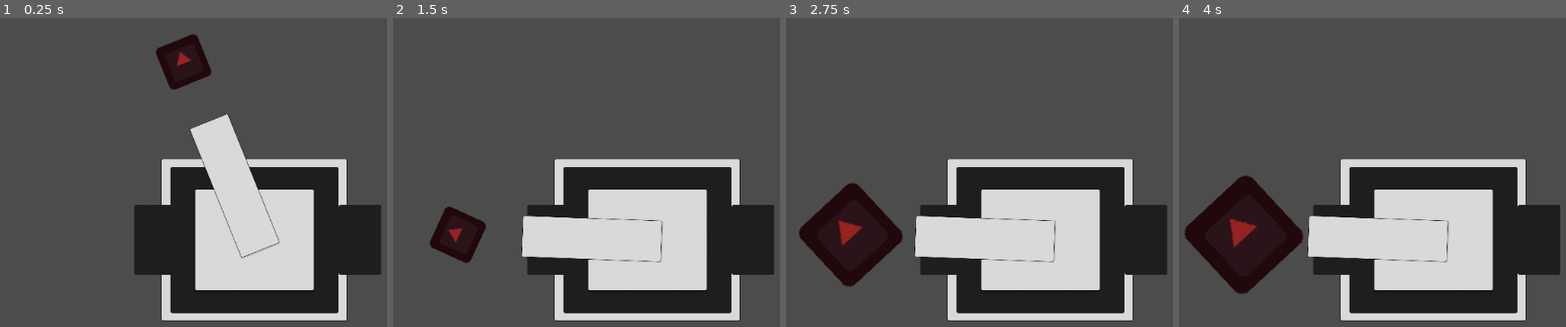
Above: before the commit, frames 1-4 (left to right).
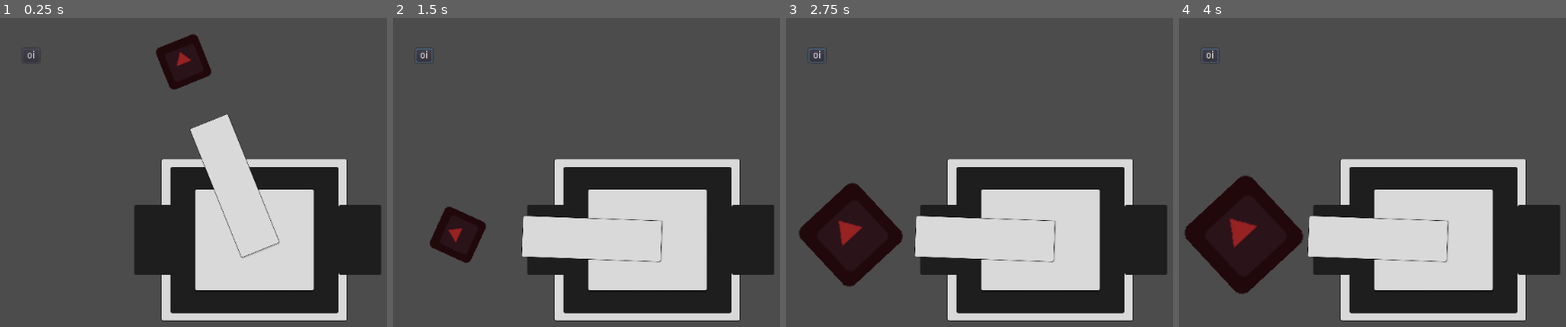
Above: after the commit, the same moments.

Repository: emanuelemorais/robot_simulation
Game: Godot game, scene res://Robo.tscn
Two runs of this game, one before a commit and one after it. Both use one fixed random seed, a clock stepped at 60 frames per second and the inputs below. The engine's default icon, where the game draws it, is replaced by a stand-in: a white triangle on a blue panel in a dark square.
Inputs (mouse positions are in pixels of both pictures, inside the frame that each line leads up to):
- Up to frame 1 (0.25 s): no input
- Up to frame 2 (1.5 s): click (423, 55) at 0.5 s, where only the run after the commit has a clickable "oi"; tap Enter at 1.25 s; move the mouse to (outside the picture) at 1.27 s; hold Up (up) from 1.28 s (still down); click (outside the picture) at 1.42 s
- Up to frame 3 (2.75 s): tap Space at 2 s; move the mouse to (898, 225) at 2.02 s; release Up (up) at 2.03 s; hold Down (down) from 2.03 s (still down)
- Up to frame 4 (4 s): move the mouse to (1507, 113) at 2.77 s; release Down (down) at 2.78 s; hold Up (up) from 2.78 s (still down); tap Enter at 3.5 s; move the mouse to (1399, 289) at 3.52 s; click (1399, 289) at 3.67 s

The runs differ from the first frame. In frame 1, less than 0.1% of the frame differs, in the area x 7-9%, y 10-14%; in frame 2, less than 0.1%, in the area x 5-11%, y 9-15%; in frame 3, less than 0.1%; in frame 4, less than 0.1%.

Commit message:
requisição http

Diff:
--- /dev/null
+++ b/simulação/CanvasLayer.gd
@@ -0,0 +1,11 @@
+extends CanvasLayer
+
+
+func _on_Button_pressed():
+	print('oi')
+	$HTTPRequest.request('https://catfact.ninja/fact')
+
+
+func _on_HTTPRequest_request_completed(result, response_code, headers, body):
+	var json = JSON.parse(body.get_string_from_utf8())
+	print(json.result) # Replace with function body.
--- a/simulação/Robo.tscn
+++ b/simulação/Robo.tscn
@@ -1,9 +1,10 @@
-[gd_scene load_steps=6 format=2]
+[gd_scene load_steps=7 format=2]
 
 [ext_resource path="res://icon.png" type="Texture" id=1]
 [ext_resource path="res://KinematicBody2D.gd" type="Script" id=2]
 [ext_resource path="res://braço.png" type="Texture" id=3]
 [ext_resource path="res://corpo_robo.png" type="Texture" id=4]
+[ext_resource path="res://CanvasLayer.gd" type="Script" id=5]
 
 [sub_resource type="RectangleShape2D" id=1]
 extents = Vector2( 29.25, 100.172 )
@@ -32,3 +33,18 @@
 modulate = Color( 0.592157, 0.133333, 0.133333, 1 )
 position = Vector2( -3, -275 )
 texture = ExtResource( 1 )
+
+[node name="CanvasLayer" type="CanvasLayer" parent="."]
+script = ExtResource( 5 )
+
+[node name="Button" type="Button" parent="CanvasLayer"]
+margin_left = 177.0
+margin_top = 77.0
+margin_right = 201.0
+margin_bottom = 97.0
+text = "oi"
+
+[node name="HTTPRequest" type="HTTPRequest" parent="CanvasLayer"]
+
+[connection signal="pressed" from="CanvasLayer/Button" to="CanvasLayer" method="_on_Button_pressed"]
+[connection signal="request_completed" from="CanvasLayer/HTTPRequest" to="CanvasLayer" method="_on_HTTPRequest_request_completed"]
Empty file added: simulação/HTTPRequest.gd
Not shown, changed: src/backend/banco.db
Not shown, changed: src/backend/main.py
Not shown, changed: src/backend/models/coordenadas.py
